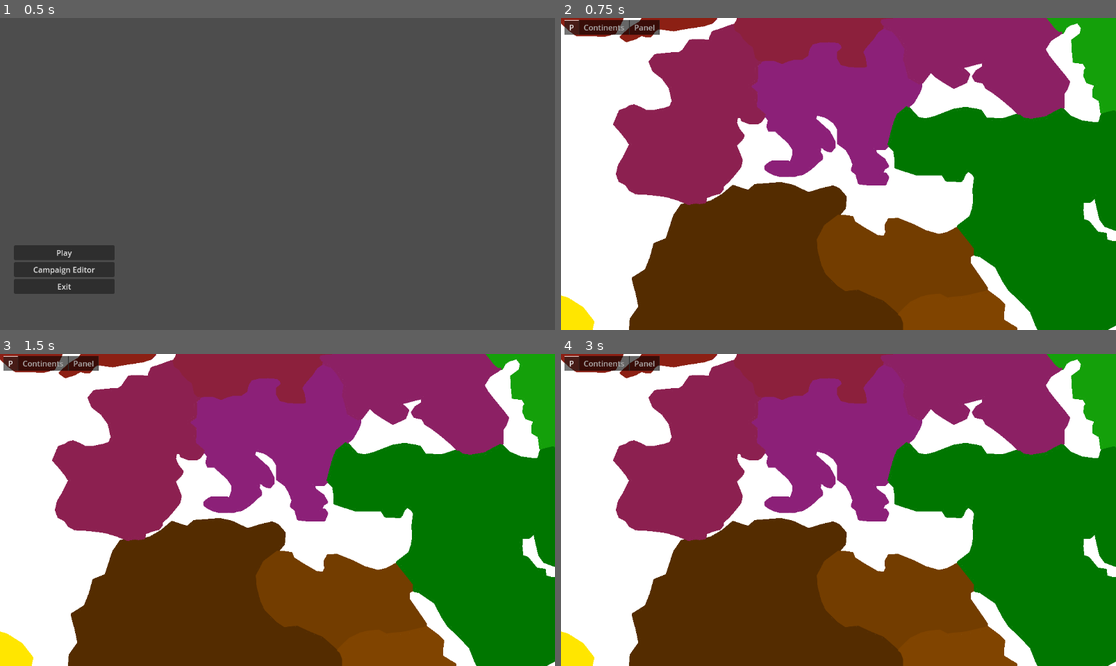
Above: before the commit, frames 1-4 (two rows, left to right).
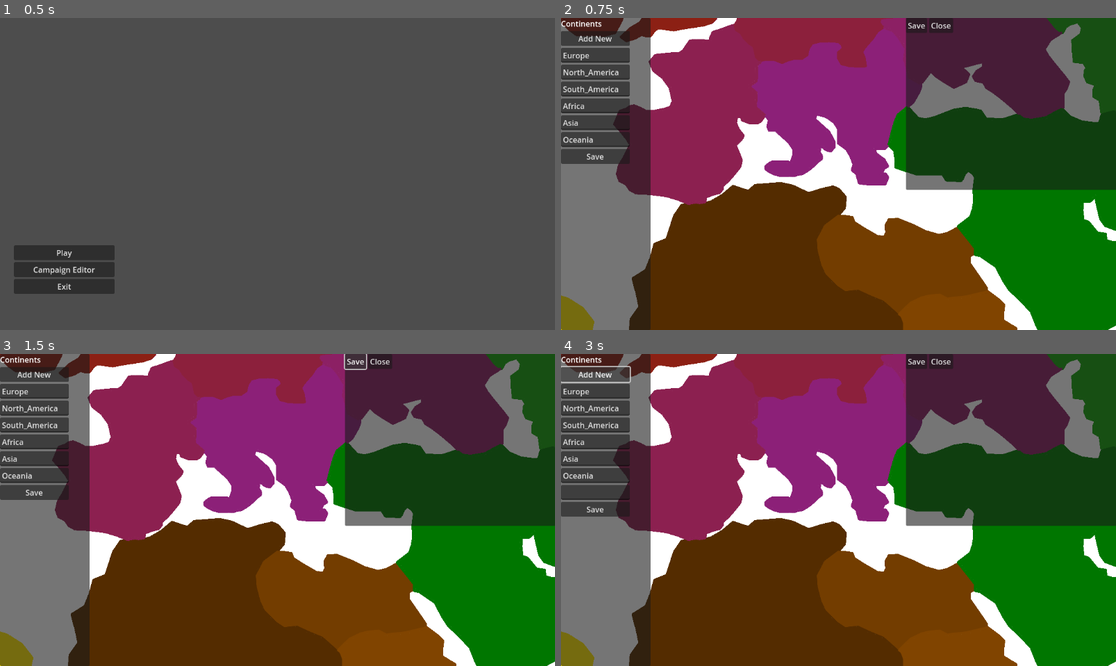
Above: after the commit, the same moments.

Repository: Thomas-Holtvedt/WarGame
Game: Godot game, scene res://Levels/0. Main Menu/Main Menu.tscn
Two runs of this game, one before a commit and one after it. Both use one fixed random seed, a clock stepped at 60 frames per second and the inputs below.
Inputs (mouse positions are in pixels of both pictures, inside the frame that each line leads up to):
- Up to frame 1 (0.5 s): no input
- Up to frame 2 (0.75 s): click "Campaign Editor" at 0.5 s
- Up to frame 3 (1.5 s): click (355, 360) at 1.25 s, where only the run after the commit has a clickable "Save"
- Up to frame 4 (3 s): click (594, 491) at 2 s, where only the run after the commit has a clickable "Save"; click (594, 375) at 2.75 s, where only the run after the commit has a clickable "Add New"

Frame 1 is identical in both runs. In frame 2, 37% of the frame differs, in the area x 0-100%, y 0-100%; in frame 3, 37%; in frame 4, 37%.

Commit message:
working on mapedit

Diff:
--- a/Levels/9. Tools/Campaign Editor.gd
+++ b/Levels/9. Tools/Campaign Editor.gd
@@ -33,19 +33,19 @@
 		line_continent.text = lines
 		print(lines)
 		if lines != "NA":
-			get_node("CanvasLayer/TabContainer/Continents/VB/VB_continents").add_child(line_continent)
+			get_node("CanvasLayer/Panel_continents/VB/VB_continents").add_child(line_continent)
 		#get_node("CanvasLayer/Panel_region/VB/GC/Continent").add_item(lines)
 
 
 func _on_button_add_continent_button_up():
 	var line_continent = LineEdit.new()
-	get_node("CanvasLayer/TabContainer/Continents/VB/VB_continents").add_child(line_continent)
+	get_node("CanvasLayer/Panel_continents/VB/VB_continents").add_child(line_continent)
 
 
 func _on_button_save_continent_button_up():
 	#get_node("CanvasLayer/Panel_region/VB/GC/Continent").clear()
 	#get_node("CanvasLayer/Panel_region/VB/GC/Continent").add_item("NA")
 	self.list_continents = ["NA"]
-	for line_continent in get_node("CanvasLayer/TabContainer/Continents/VB/VB_continents").get_children():
+	for line_continent in get_node("CanvasLayer/Panel_continents/VB/VB_continents").get_children():
 		#get_node("CanvasLayer/Panel_region/VB/GC/Continent").add_item(line_continent.text)
 		self.list_continents.append(line_continent.text)
--- a/Levels/9. Tools/Campaign Editor.tscn
+++ b/Levels/9. Tools/Campaign Editor.tscn
@@ -15,38 +15,54 @@
 
 [node name="CanvasLayer" type="CanvasLayer" parent="."]
 
-[node name="TabContainer" type="TabContainer" parent="CanvasLayer"]
-offset_left = -1.0
-offset_top = 4.0
-offset_right = 225.0
-offset_bottom = 35.0
-drag_to_rearrange_enabled = true
+[node name="Panel_region" type="Panel" parent="CanvasLayer"]
+offset_left = 716.0
+offset_top = -4.0
+offset_right = 1153.0
+offset_bottom = 357.0
 
-[node name="P" type="Panel" parent="CanvasLayer/TabContainer"]
-visible = false
+[node name="VB" type="VBoxContainer" parent="CanvasLayer/Panel_region"]
+layout_mode = 0
+offset_right = 436.0
+offset_bottom = 272.0
+
+[node name="GC" type="GridContainer" parent="CanvasLayer/Panel_region/VB"]
 layout_mode = 2
 
-[node name="Continents" type="Panel" parent="CanvasLayer/TabContainer"]
+[node name="HB" type="HBoxContainer" parent="CanvasLayer/Panel_region/VB"]
 layout_mode = 2
 
-[node name="VB" type="VBoxContainer" parent="CanvasLayer/TabContainer/Continents"]
+[node name="Button_region_save" type="Button" parent="CanvasLayer/Panel_region/VB/HB"]
+layout_mode = 2
+text = "Save"
+
+[node name="Button_region_close" type="Button" parent="CanvasLayer/Panel_region/VB/HB"]
+layout_mode = 2
+text = "Close"
+
+[node name="Panel_continents" type="Panel" parent="CanvasLayer"]
+offset_right = 186.0
+offset_bottom = 648.0
+
+[node name="VB" type="VBoxContainer" parent="CanvasLayer/Panel_continents"]
+layout_mode = 0
 offset_right = 143.0
 offset_bottom = 100.0
 
-[node name="Button_add_continent" type="Button" parent="CanvasLayer/TabContainer/Continents/VB"]
+[node name="Label_continents" type="Label" parent="CanvasLayer/Panel_continents/VB"]
+layout_mode = 2
+text = "Continents"
+
+[node name="Button_add_continent" type="Button" parent="CanvasLayer/Panel_continents/VB"]
 layout_mode = 2
 text = "Add New"
 
-[node name="VB_continents" type="VBoxContainer" parent="CanvasLayer/TabContainer/Continents/VB"]
+[node name="VB_continents" type="VBoxContainer" parent="CanvasLayer/Panel_continents/VB"]
 layout_mode = 2
 
-[node name="Button_save_continent" type="Button" parent="CanvasLayer/TabContainer/Continents/VB"]
+[node name="Button_save_continent" type="Button" parent="CanvasLayer/Panel_continents/VB"]
 layout_mode = 2
 text = "Save"
 
-[node name="Panel" type="Panel" parent="CanvasLayer/TabContainer"]
-visible = false
-layout_mode = 2
-
-[connection signal="button_up" from="CanvasLayer/TabContainer/Continents/VB/Button_add_continent" to="." method="_on_button_add_continent_button_up"]
-[connection signal="button_up" from="CanvasLayer/TabContainer/Continents/VB/Button_save_continent" to="." method="_on_button_save_continent_button_up"]
+[connection signal="button_up" from="CanvasLayer/Panel_continents/VB/Button_add_continent" to="." method="_on_button_add_continent_button_up"]
+[connection signal="button_up" from="CanvasLayer/Panel_continents/VB/Button_save_continent" to="." method="_on_button_save_continent_button_up"]
